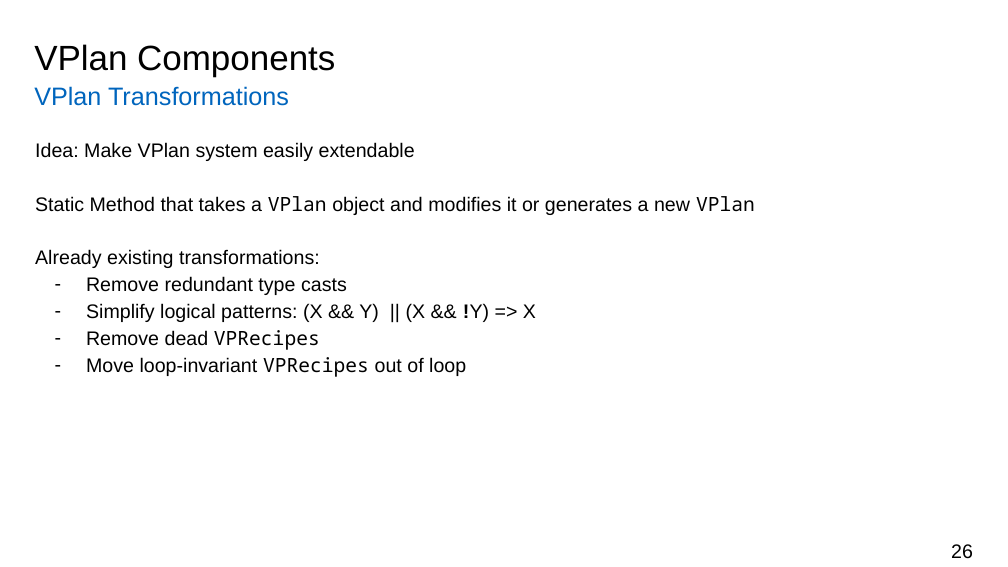
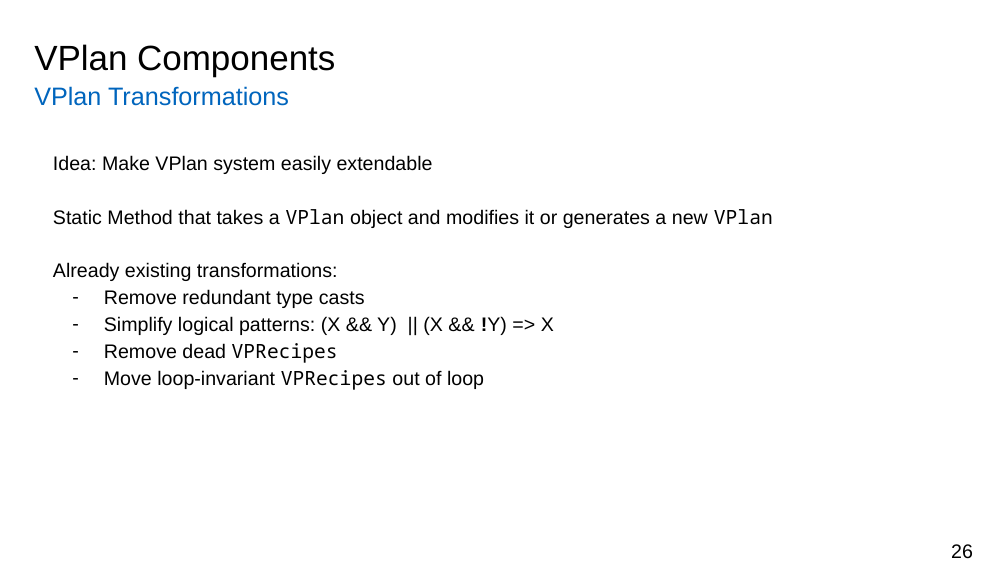
Before and after one commit to atalantus/seminar-llvm-vplan, a slide deck: slide 26 of presentation/vplan-presentation.pptx. Drawn at 1008x567 pixels with LibreOffice and Linux fonts; fonts in the diff are those of the drawing; background and template pictures are left out. Boxes give left, top, right and bottom in pixels: in the first picture for what was removed or moved away, otherwise in the second. Text is boxed around its words. In the diff, an @@ line names an element or a change of style, - is before the commit and + after.

```diff
--- a/presentation/vplan-presentation.pptx
+++ b/presentation/vplan-presentation.pptx
@@ text "Idea: Make VPlan system easily ...": place and size @@
-text "Idea: Make VPlan system easily ..." at (35,142,755,377)
+text "Idea: Make VPlan system easily ..." at (53,155,773,390)
```
Also in this commit, not shown: 7 other slides changed.
